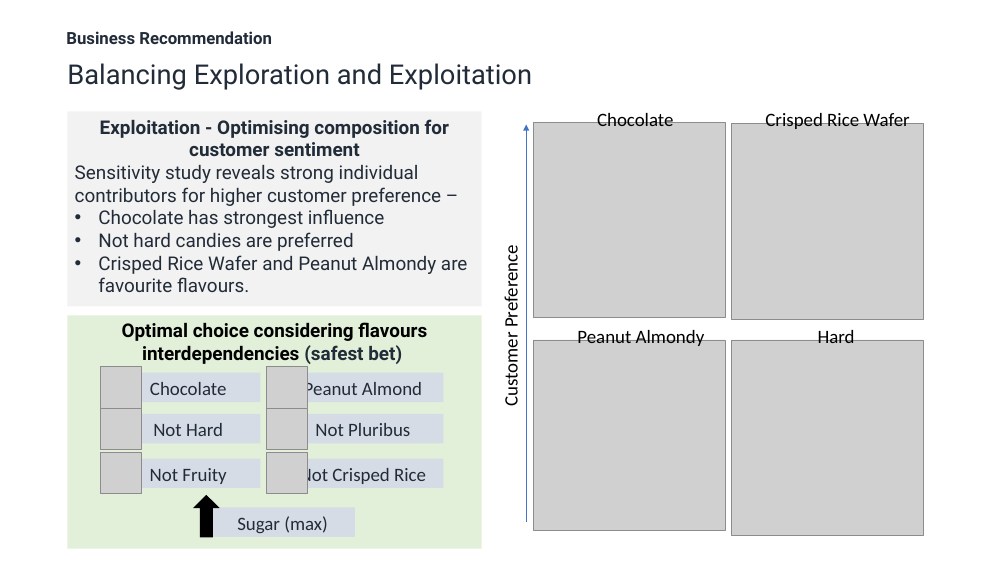
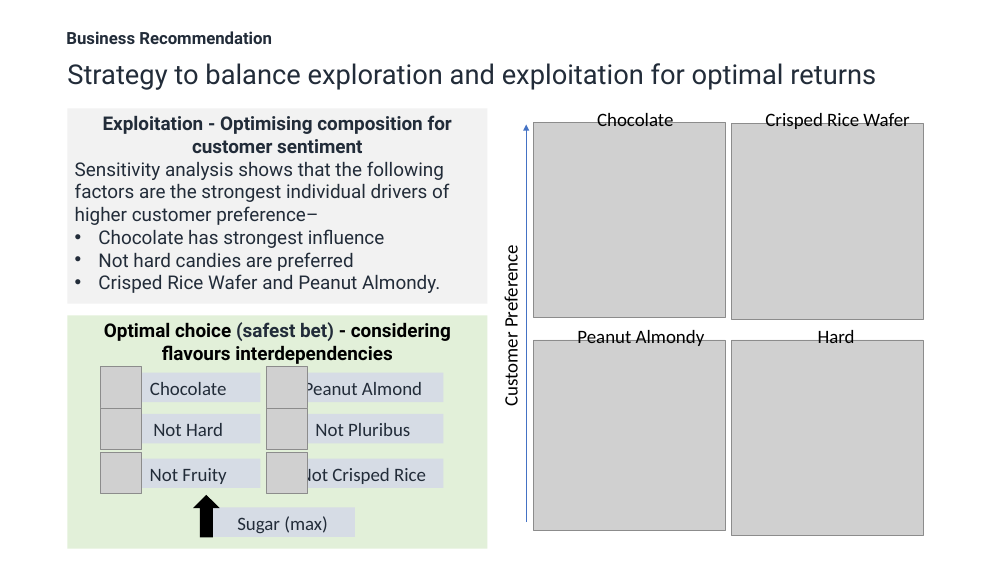
Before and after one commit to Sanchit2798/candy-case-study, a slide deck: slide 2 of outputs/Final Deliverables.pptx. Drawn at 1008x567 pixels with LibreOffice and Linux fonts; fonts in the diff are those of the drawing; grey boxes stand for pictures. Boxes give left, top, right and bottom in pixels: in the first picture for what was removed or moved away, otherwise in the second. Text is boxed around its words. In the diff, an @@ line names an element or a change of style, - is before the commit and + after.

```diff
--- a/outputs/Final Deliverables.pptx
+++ b/outputs/Final Deliverables.pptx
@@ text at bbox=[67, 63, 876, 90]: text changed @@
-Balancing Exploration and Exploitation
+Strategy to balance exploration and exploitation for optimal returns
@@ rectangle "Exploitation - Optimising composition for ...": place and size @@
-rectangle "Exploitation - Optimising composition for ..." at bbox=[67, 111, 482, 306]
+rectangle "Exploitation - Optimising composition for ..." at bbox=[67, 108, 488, 304]
@@ text in rectangle at bbox=[75, 161, 449, 225]: text changed @@
-Sensitivity study reveals strong individual contributors for higher customer preference –
+Sensitivity analysis shows that the following factors are the strongest individual drivers of higher customer preference–
@@ text in rectangle at bbox=[98, 274, 440, 293]: text changed @@
-• Crisped Rice Wafer and Peanut Almondy are favourite flavours.
+• Crisped Rice Wafer and Peanut Almondy.
@@ rectangle "Optimal choice (safest bet) - ...": place and size @@
-rectangle "Optimal choice (safest bet) - ..." at bbox=[67, 315, 482, 549]
+rectangle "Optimal choice (safest bet) - ..." at bbox=[67, 315, 488, 549]
@@ text in rectangle at bbox=[104, 322, 451, 364]: text changed @@
-Optimal choice considering flavours interdependencies (safest bet)
+Optimal choice (safest bet) - considering flavours interdependencies
```
Also in this commit, not shown: 4 other slides changed.
